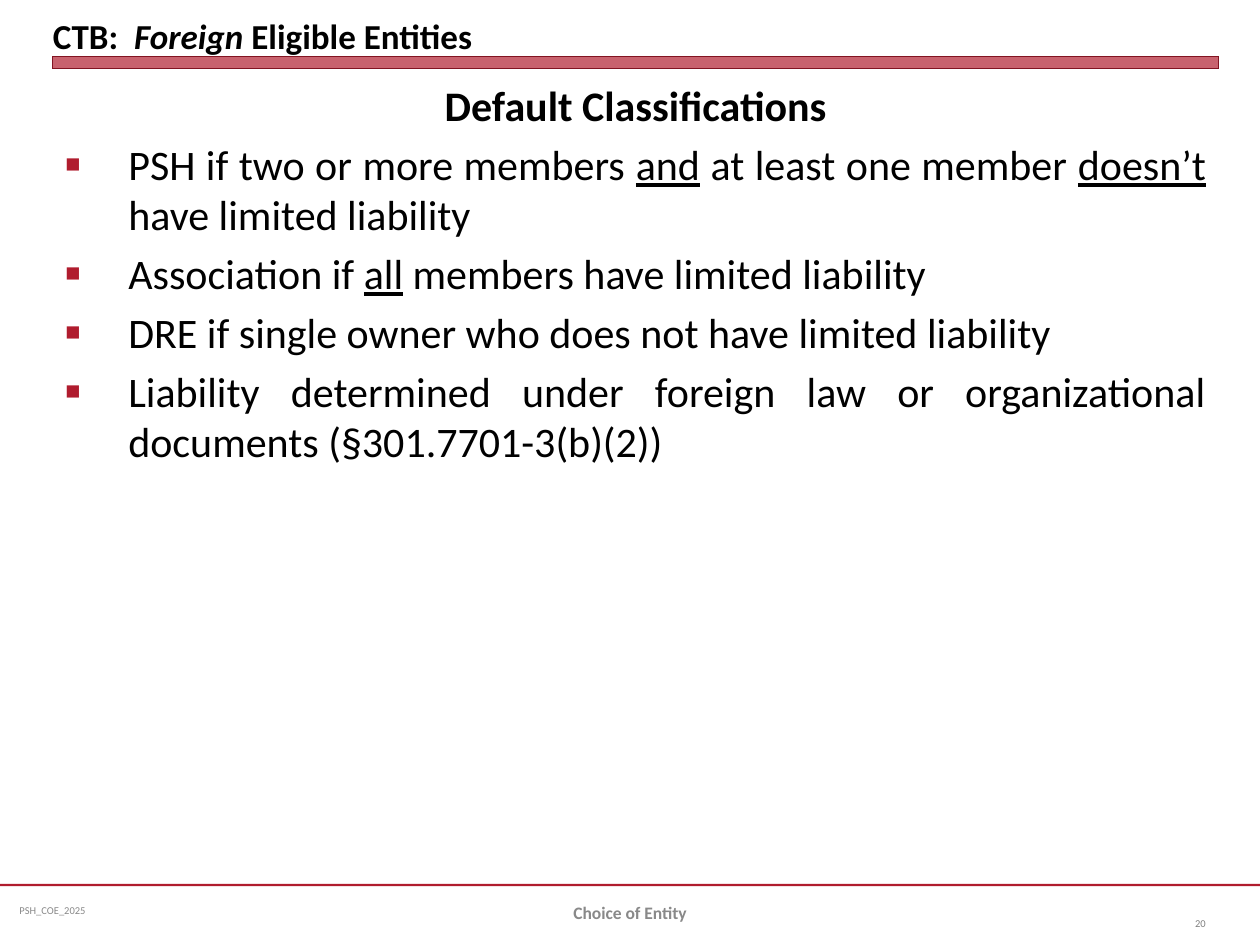
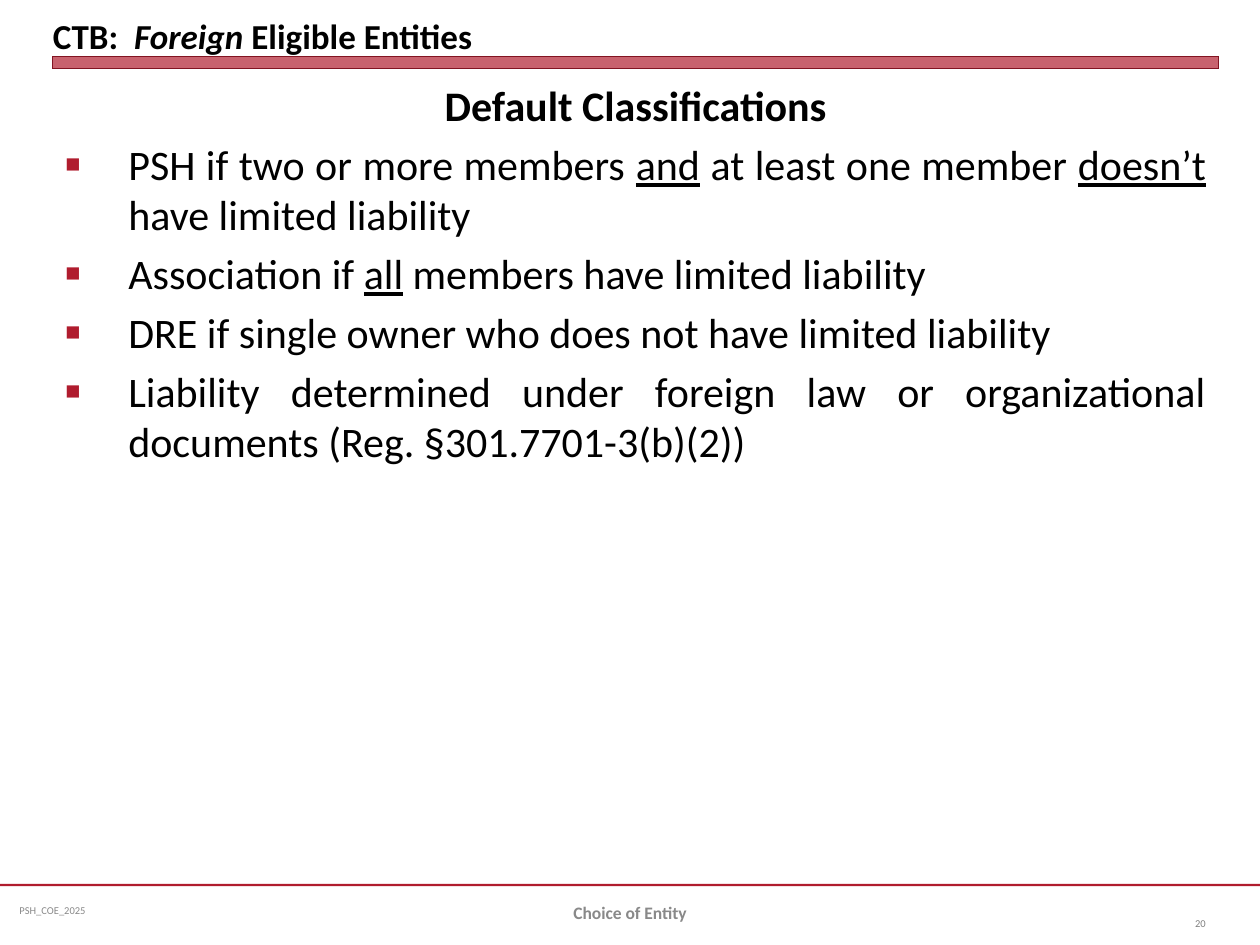
Before and after one commit to jmc877/Partnership-Tax, a slide deck: slide 20 of slides/PSH_COEntity_2025.pptx. Drawn at 1260x945 pixels with LibreOffice and Linux fonts; fonts in the diff are those of the drawing. Boxes give left, top, right and bottom in pixels: in the first picture for what was removed or moved away, otherwise in the second. Text is boxed around its words. In the diff, an @@ line names an element or a change of style, - is before the commit and + after.

```diff
--- a/slides/PSH_COEntity_2025.pptx
+++ b/slides/PSH_COEntity_2025.pptx
@@ text at (128,377,1205,465): text changed @@
-■ Liability determined under foreign law or organizational documents (§301.7701-3(b)(2))
+■ Liability determined under foreign law or organizational documents (Reg. §301.7701-3(b)(2))
```
Also in this commit, not shown: 3 other slides changed, 1 other file.
